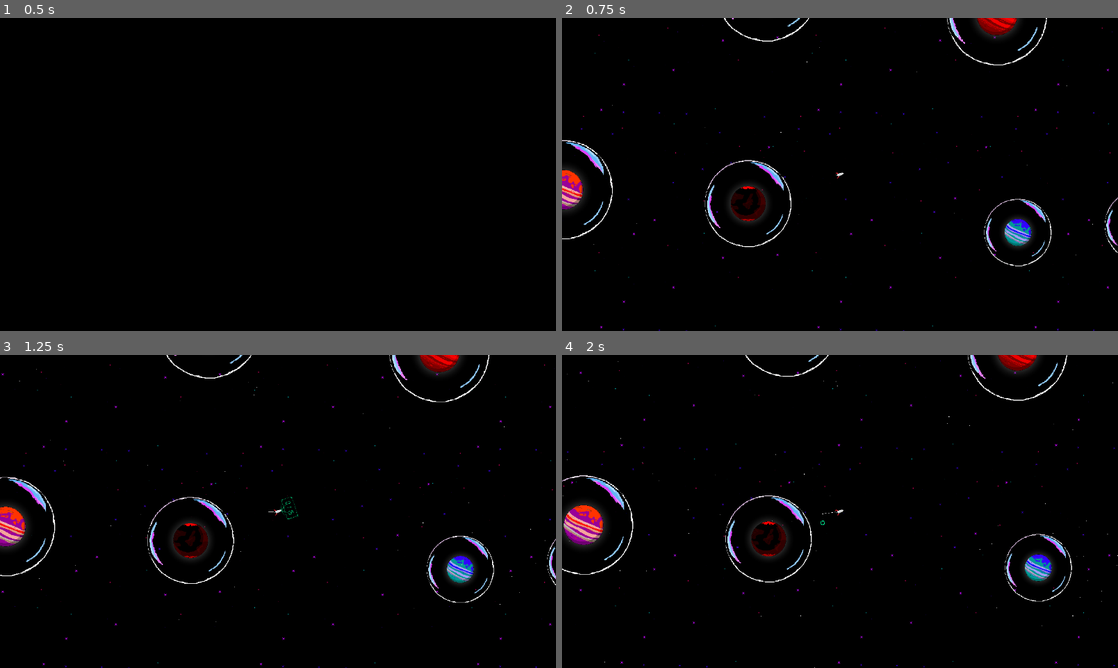
Above: before the commit, frames 1-4 (two rows, left to right).
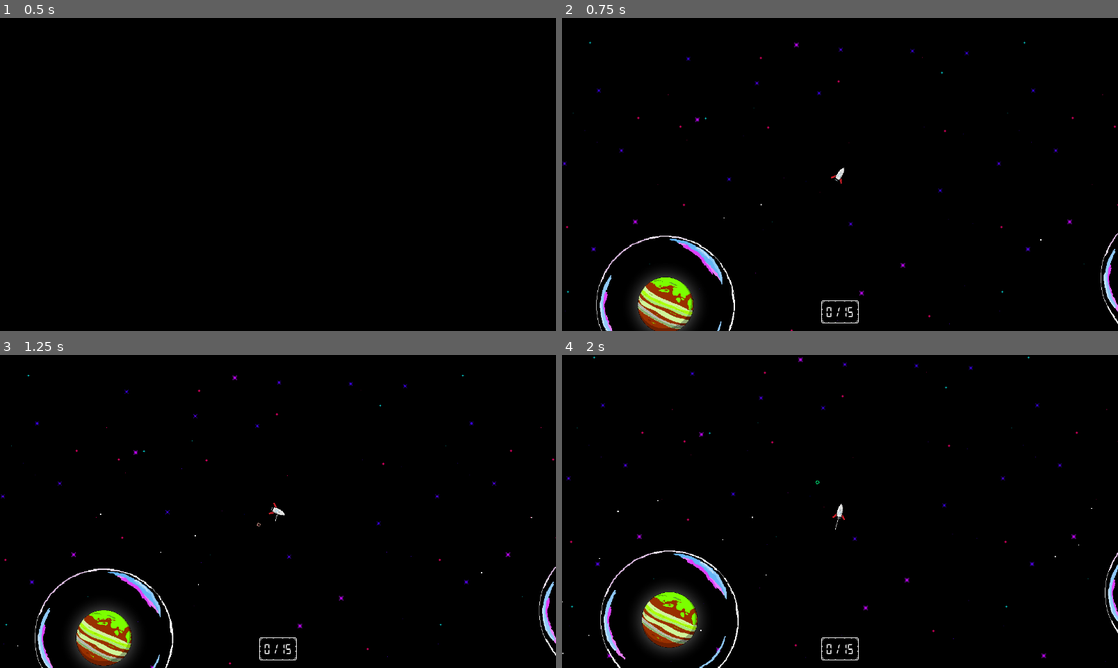
Above: after the commit, the same moments.

Repository: bjornarprytz/bubbleoids
Game: Godot game, scene res://splash.tscn
Two runs of this game, one before a commit and one after it. Both use one fixed random seed, a clock stepped at 60 frames per second and the inputs below. Sound files missing from this copy of the repository are replaced by a short silence.
Inputs (mouse positions are in pixels of both pictures, inside the frame that each line leads up to):
- Up to frame 1 (0.5 s): no input
- Up to frame 2 (0.75 s): tap Enter at 0.5 s; move the mouse to (962, 158) at 0.52 s; hold Right (ui_right) from 0.53 s (still down); hold Ctrl (hud) from 0.53 s (still down); click (962, 158) at 0.67 s
- Up to frame 3 (1.25 s): keep holding Right (ui_right); keep holding Ctrl (hud); tap Space (throttle) at 0.8 s
- Up to frame 4 (2 s): move the mouse to (728, 527) at 1.27 s; release Right (ui_right) at 1.28 s; release Ctrl (hud) at 1.28 s; hold Left (ui_left) from 1.28 s (still down); tap Space (throttle) at 1.35 s; tap Down (throttle_minus) at 1.55 s

Frame 1 is identical in both runs. In frame 2, 6.5% of the frame differs, in the area x 0-100%, y 0-100%; in frame 3, 6.8%; in frame 4, 7.1%.

Commit message:
tweaking controls

Diff:
--- a/src/autoloads/event_bus.gd
+++ b/src/autoloads/event_bus.gd
@@ -3,6 +3,9 @@
 
 const goal: int = 15
 
+
 # Add signals here for game-wide events. Access through the Events singleton
 
 signal game_over(win: bool)
+
+signal planet_discovered(planet: Planet)
--- a/src/autoloads/symphony.gd
+++ b/src/autoloads/symphony.gd
@@ -98,5 +98,6 @@
 	if (_streamPlayers.size() == 0):
 		start_beat = false
 		time_counter = 0.0
+		return false
 
 	return true
--- a/src/credits.gd
+++ b/src/credits.gd
@@ -1,6 +1,7 @@
 extends Node2D
 
 @onready var scroll_container: ScrollContainer = %ScrollContainer
+@onready var logo: Sprite2D = %Logo
 
 func _ready() -> void:
 	Symphony.full_ensemble()
@@ -8,7 +9,12 @@
 
 func _on_beat(number: int) -> void:
 	if (number % 4 == 0):
-		Symphony.pop_instrument()
+		if (!Symphony.pop_instrument()):
+			logo.show()
+			logo.modulate.a = 0.0
+			var tween = create_tween()
+			tween.tween_property(scroll_container, "modulate:a", 0.0, 1.69)
+			tween.tween_property(logo, "modulate:a", 1.0, 1.69)
 
 func _physics_process(_delta: float) -> void:
-	scroll_container.set_deferred("scroll_vertical", scroll_container.scroll_vertical +2)
+	scroll_container.set_deferred("scroll_vertical", scroll_container.scroll_vertical + 2)
--- a/src/credits.tscn
+++ b/src/credits.tscn
@@ -7,6 +7,7 @@
 [ext_resource type="Texture2D" uid="uid://nr7v05x5bf5y" path="res://assets/Tvibit.png" id="4_j6beo"]
 [ext_resource type="Texture2D" uid="uid://ccfksvystlo6o" path="res://assets/UiT_Segl_Eng_Hvit_960px.png" id="5_4av4j"]
 [ext_resource type="Texture2D" uid="uid://cvwqhr20r4c75" path="res://assets/img/spaceship mockup.png" id="7_5em78"]
+[ext_resource type="Texture2D" uid="uid://cd18tjlhpktwt" path="res://assets/Splash screen logo.png" id="8_h30m1"]
 
 [node name="Credits" type="Node2D"]
 script = ExtResource("1_g4wvt")
@@ -149,3 +150,10 @@
 [node name="Control8" type="Control" parent="CanvasLayer/Control/ScrollContainer/Credits"]
 custom_minimum_size = Vector2(0, 200)
 layout_mode = 2
+
+[node name="Logo" type="Sprite2D" parent="CanvasLayer/Control"]
+unique_name_in_owner = true
+visible = false
+position = Vector2(642, 359)
+scale = Vector2(0.342387, 0.342387)
+texture = ExtResource("8_h30m1")
--- a/src/main.gd
+++ b/src/main.gd
@@ -1,11 +1,14 @@
 extends Node2D
-@onready var player: RigidBody2D = %Player
+@onready var player: Player = %Player
 @onready var camera: Camera2D = %Camera
 @onready var canvas_modulate: CanvasModulate = %CanvasModulate
+@onready var goal: RichTextLabel = %Goal
 
+var discovered: Array[String] = []
 
 func _ready() -> void:
 	Events.game_over.connect(_on_game_over)
+	player.atmosphere_entered.connect(_on_orbit_entered)
 
 func _process(delta: float) -> void:
 	camera.position = player.position
@@ -15,3 +18,17 @@
 	tween.tween_property(canvas_modulate, "modulate", Color.BLACK, 2.69)
 	await tween.finished
 	get_tree().change_scene_to_file("res://credits.tscn")
+
+func _on_orbit_entered(planet: Planet):
+	if planet.type in discovered:
+		return
+
+	discovered.push_back(planet.type)
+	Symphony.add_instrument()
+	_update_goal()
+
+	if (discovered.size() >= Events.goal):
+		Events.game_over.emit(true)
+
+func _update_goal():
+	goal.text = "%s / %s" % [discovered.size(), Events.goal]
--- a/src/main.tscn
+++ b/src/main.tscn
@@ -9,13 +9,37 @@
 
 [node name="CanvasLayer" type="CanvasLayer" parent="."]
 
+[node name="PanelContainer" type="PanelContainer" parent="CanvasLayer"]
+texture_filter = 1
+anchors_preset = 7
+anchor_left = 0.5
+anchor_top = 1.0
+anchor_right = 0.5
+anchor_bottom = 1.0
+offset_left = -43.0
+offset_top = -70.0
+offset_right = 43.0
+offset_bottom = -18.0
+grow_horizontal = 2
+grow_vertical = 0
+
+[node name="CenterContainer" type="CenterContainer" parent="CanvasLayer/PanelContainer"]
+layout_mode = 2
+
+[node name="Goal" type="RichTextLabel" parent="CanvasLayer/PanelContainer/CenterContainer"]
+unique_name_in_owner = true
+layout_mode = 2
+bbcode_enabled = true
+text = "0 / 15"
+fit_content = true
+autowrap_mode = 0
+
 [node name="Player" parent="." instance=ExtResource("2_0xm2m")]
 unique_name_in_owner = true
 position = Vector2(899, 330)
 
 [node name="Camera" type="Camera2D" parent="."]
 unique_name_in_owner = true
-zoom = Vector2(0.5, 0.5)
 
 [node name="InfiniteSectors" parent="." instance=ExtResource("3_h2yge")]
 position = Vector2(-1000, -1000)
--- a/src/player.gd
+++ b/src/player.gd
@@ -1,77 +1,29 @@
 class_name Player
 extends RigidBody2D
 
-@export var speed: float = 100.0
+signal atmosphere_entered(planet: Planet)
+
+@export var speed: float = 150.0
 @export var rotation_speed: float = 3.0 # Lowered for smoother rotation
 
 @onready var exhaust: CPUParticles2D = %Exhaust
-@onready var hud: PanelContainer = %Hud
-@onready var goal: RichTextLabel = %Goal
+@onready var burn: CPUParticles2D = %Burn
 @onready var trace: Line2D = %Trace
 
-#var throttle: bool = false
-var throttle_plus: bool = false
-var throttle_minus: bool = false
+var throttle: bool = false
 var turn: float = 0.0
 var force_show_hud = false
 
 var nearby_planets: Array[Planet] = []
 var host_planet = null
 
-var discovered: Array[String] = []
-
-func _ready() -> void:
-	goal.text = "%s / %s" % [discovered.size(), Events.goal]
-
-
-func discover(planet: Planet):
-	if planet.type in discovered:
-		return
-
-	discovered.push_back(planet.type)
-	Symphony.add_instrument()
-	goal.text = "%s / %s" % [discovered.size(), Events.goal]
-
-	if (force_show_hud):
-		return
-	await show_hud()
-	await get_tree().create_timer(2.0).timeout
-	if (!force_show_hud):
-		hud.hide()
-
-	if (discovered.size() >= Events.goal):
-		Events.game_over.emit(true)
-
-func show_hud():
-	hud.show()
-	# flicker the goal text
-	await get_tree().create_timer(0.1).timeout
-	hud.hide()
-	await get_tree().create_timer(0.1).timeout
-	hud.show()
-
-
 func _input(event: InputEvent) -> void:
-	if event.is_action_pressed("throttle_plus"):
-		throttle_plus = true
+	if event.is_action_pressed("throttle"):
+		throttle = true
 		exhaust.emitting = true
-	elif event.is_action_released("throttle_plus"):
-		throttle_plus = false
+	elif event.is_action_released("throttle"):
+		throttle = false
 		exhaust.emitting = false
-	if event.is_action_pressed("throttle_minus"):
-		throttle_minus = true
-		exhaust.emitting = true
-	elif event.is_action_released("throttle_minus"):
-		throttle_minus = false
-		exhaust.emitting = false
-
-	if event.is_action_pressed("hud"):
-		force_show_hud = true
-		show_hud()
-	elif event.is_action_released("hud"):
-		force_show_hud = false
-		hud.hide()
-
 
 	# Get rotation input (supports both keyboard and joystick)
 	turn = Input.get_axis("ui_left", "ui_right")
@@ -79,7 +31,6 @@
 func get_gravity_at(delta: float, position: Vector2) -> Vector2:
 	var gravity = Vector2(0, 0)
 	var nearest_planet_r = 10_000_000
-	host_planet = null
 	for i in range(len(nearby_planets)):
 		var planet = nearby_planets[i]
 		var vec = planet.global_position - self.global_position
@@ -87,7 +38,6 @@
 		var r = vec.length()/1000+0.2
 		if r < nearest_planet_r and r < 1:
 			nearest_planet_r = r
-			host_planet = planet
 		if r<0.4:
 			r = r -(r-0.4)*0.7
 		if r>1:
@@ -101,12 +51,7 @@
 
 func _physics_process(delta: float) -> void:
 	# Thrust in the direction the spaceship is facing
-
-	#if throttle and nearest_planet_dir:
-	#	var direction = Vector2.UP.rotated(rotation) # Correct forward direction
-	#	apply_central_impulse(direction * speed * delta)
-
-
+	burn.emitting = false
 	var gravity = get_gravity_at(delta, global_position)
 
 	apply_central_impulse(gravity)
@@ -119,30 +64,48 @@
 		v += -transform.basis_xform_inv(g)
 		trace.points[i] = p
 
-	var target_speed  = 200
-	if linear_velocity.length() > target_speed:
-		apply_central_impulse(-0.25*linear_velocity.normalized()*(linear_velocity.length()-target_speed)/target_speed)
+	if host_planet:
+		# Lerp rotation to face away from the planet
 
-	if host_planet:
+		rotation = lerp_angle(rotation, (host_planet.global_position - global_position).angle() - (PI /2) , 0.1)
+
 		var vec = host_planet.global_position - self.global_position
 		var nearest_planet_dir = vec.normalized()
 		#var nearest_planet_pos = host_planet.global_position
 		var throttle_dir = (linear_velocity
 							- nearest_planet_dir
 							* nearest_planet_dir.dot(linear_velocity)).normalized()
+		if throttle:
+			apply_central_impulse(2*throttle_dir * speed * delta)
+		else:
+			# Apply a dampening force
+			apply_central_impulse(-0.25*linear_velocity * delta)
 
-		look_at(global_position - nearest_planet_dir)
+			if linear_velocity.length() > 1.0:
+				burn.emitting = true
 
-		if throttle_plus:
-			apply_central_impulse(2*throttle_dir * speed * delta)
-		if throttle_minus:
-			apply_central_impulse(-2*throttle_dir * speed * delta)
-			look_at(global_position + nearest_planet_dir)
 
-	print("speed: %.1f " % linear_velocity.length())
 
-	# Rotate based on input
-	#if turn != 0:
-	#	angular_velocity = turn * rotation_speed # Better handling than manual rotate()
-	#else:
-	#	angular_velocity = 0 # Stop spinning when no input
+	else:
+		# Rotate based on input
+		if turn != 0:
+			angular_velocity = turn * rotation_speed # Better handling than manual rotate()
+		else:
+			angular_velocity = 0 # Stop spinning when no input
+
+		# Apply thrust
+		if throttle:
+			apply_central_impulse(Vector2.UP.rotated(rotation) * speed * delta)
+
+	var target_speed  = 200
+	if linear_velocity.length() > target_speed:
+		apply_central_impulse(-0.25*linear_velocity.normalized()*(linear_velocity.length()-target_speed)/target_speed)
+
+func entered_orbit(planet: Planet) -> void:
+	host_planet = planet
+	print("entered orbit of ", planet.type)
+
+
+func exited_orbit() -> void:
+	host_planet = null
+	print("exited orbit")
--- a/src/player.tscn
+++ b/src/player.tscn
@@ -3,6 +3,7 @@
 [ext_resource type="Script" uid="uid://ptd6iy6d356e" path="res://player.gd" id="1_onrkg"]
 [ext_resource type="Texture2D" uid="uid://cvwqhr20r4c75" path="res://assets/img/spaceship mockup.png" id="2_onrkg"]
 [ext_resource type="Texture2D" uid="uid://cirbrxisj2q4p" path="res://assets/img/circle_hollow.png" id="3_i3pqv"]
+[ext_resource type="Texture2D" uid="uid://dloravarhfkb3" path="res://assets/white-square.png" id="4_hqtel"]
 
 [sub_resource type="CapsuleShape2D" id="CapsuleShape2D_i3pqv"]
 radius = 7.0
@@ -10,12 +11,8 @@
 
 [sub_resource type="Curve" id="Curve_onrkg"]
 _limits = [-1.0, 1.0, 0.0, 1.0]
-_data = [Vector2(0, 1), 0.0, 0.0, 0, 0, Vector2(1, 1), 0.0, 0.0, 0, 0]
+_data = [Vector2(0, 0.303371), 0.0, 0.0, 0, 0, Vector2(1, 1), 0.0, 0.0, 0, 0]
 point_count = 2
-
-[sub_resource type="Gradient" id="Gradient_i3pqv"]
-offsets = PackedFloat32Array(0.522059, 1)
-colors = PackedColorArray(1, 1, 1, 1, 0, 0, 0, 0)
 
 [node name="Player" type="RigidBody2D"]
 texture_filter = 1
@@ -24,75 +21,50 @@
 
 [node name="Sprite" type="Sprite2D" parent="."]
 texture_filter = 1
-rotation = 1.5708
 texture = ExtResource("2_onrkg")
 
 [node name="Shape" type="CollisionShape2D" parent="."]
 position = Vector2(1, 0.000179291)
-rotation = 1.57079
 shape = SubResource("CapsuleShape2D_i3pqv")
 
 [node name="Exhaust" type="CPUParticles2D" parent="."]
 unique_name_in_owner = true
-position = Vector2(-15, 0)
+position = Vector2(0, 16)
 emitting = false
 texture = ExtResource("3_i3pqv")
-local_coords = true
 particle_flag_align_y = true
-direction = Vector2(-1, 0)
+direction = Vector2(0, 1)
 spread = 20.0
 gravity = Vector2(0, 0)
 initial_velocity_min = 50.0
-initial_velocity_max = 200.0
-scale_amount_min = 2.5
-scale_amount_max = 2.5
+initial_velocity_max = 150.0
 hue_variation_min = -1.0
 hue_variation_max = 1.0
 hue_variation_curve = SubResource("Curve_onrkg")
 
-[node name="Hud" type="PanelContainer" parent="."]
+[node name="Burn" type="CPUParticles2D" parent="."]
 unique_name_in_owner = true
-modulate = Color(0, 0.803922, 0.478431, 1)
-z_index = 1
-offset_left = -46.0
-offset_top = -79.9998
-offset_right = 49.0
-offset_bottom = -27.9998
-rotation = 1.57079
-pivot_offset = Vector2(47, 81)
-
-[node name="CenterContainer" type="CenterContainer" parent="Hud"]
-layout_mode = 2
-
-[node name="Goal" type="RichTextLabel" parent="Hud/CenterContainer"]
-unique_name_in_owner = true
-layout_mode = 2
-bbcode_enabled = true
-text = "10 / 15"
-fit_content = true
-autowrap_mode = 0
-
-[node name="projection" type="Line2D" parent="Hud"]
-points = PackedVector2Array(47, 67, 1, 0)
-width = 2.0
-gradient = SubResource("Gradient_i3pqv")
-
-[node name="projection2" type="Line2D" parent="Hud"]
-points = PackedVector2Array(47, 67, 2, 50)
-width = 2.0
-gradient = SubResource("Gradient_i3pqv")
-
-[node name="projection3" type="Line2D" parent="Hud"]
-points = PackedVector2Array(47, 67, 93, 3)
-width = 2.0
-gradient = SubResource("Gradient_i3pqv")
-
-[node name="projection4" type="Line2D" parent="Hud"]
-points = PackedVector2Array(47, 67, 93, 50)
-width = 2.0
-gradient = SubResource("Gradient_i3pqv")
+modulate = Color(1, 0.168627, 1, 1)
+position = Vector2(0, 12)
+emitting = false
+amount = 15
+texture = ExtResource("4_hqtel")
+lifetime = 0.3
+lifetime_randomness = 0.6
+emission_shape = 1
+emission_sphere_radius = 8.0
+particle_flag_align_y = true
+direction = Vector2(0, -1)
+spread = 20.0
+gravity = Vector2(0, 0)
+initial_velocity_min = 50.0
+initial_velocity_max = 150.0
+scale_amount_min = 0.1
+scale_amount_max = 0.1
+hue_variation_max = 1.0
+hue_variation_curve = SubResource("Curve_onrkg")
 
 [node name="Trace" type="Line2D" parent="."]
 unique_name_in_owner = true
-points = PackedVector2Array(0, 0, 0, 0, 0, 0, 0, 0, 0, 0, 0, 0, 0, 0, 0, 0, 0, 0, 0, 0, 0, 0, 0, 0, 0, 0, 0, 0, 0, 0, 0, 0, 0, 0, 0, 0, 0, 0, 0, 0, 0, 0, 0, 0, 0, 0, 0, 0, 0, 0, 0, 0, 0, 0, 0, 0, 0, 0, 0, 0)
+points = PackedVector2Array(0, 0, 0, 0, 0, 0, 0, 0, 0, 0, 0, 0, 0, 0, 0, 0, 0, 0, 0, 0, 0, 0, 0, 0, 0, 0, 0, 0, 0, 0, 0, 0, 0, 0, 0, 0, 0, 0, 0, 0, 0, 0, 0, 0, 0, 0, 0, 0, 0, 0, 0, 0, 0, 0, 0, 0, 0, 0)
 width = 1.0
--- a/src/splash.tscn
+++ b/src/splash.tscn
@@ -26,6 +26,7 @@
 
 [node name="Logo" type="Sprite2D" parent="Target"]
 unique_name_in_owner = true
+texture_filter = 1
 position = Vector2(0, 624)
 scale = Vector2(0.281481, 0.281481)
 texture = ExtResource("1_b04ml")
--- a/src/world/infinite_sectors.gd
+++ b/src/world/infinite_sectors.gd
@@ -28,7 +28,6 @@
 
 func _on_player_entered(sector: Sector, player: Player):
 	current_sector = sector
-	print("New current sector %s" % current_sector.coordinates)
 	_scroll_sectors()
 
 func _on_new_sector_entered_camera(sector: Sector) -> void:
@@ -36,7 +35,6 @@
 
 func _on_sector_exited_camera(sector: Sector) -> void:
 	print("Sector exited: %s" % sector.name)
-
 
 func _scroll_sectors() -> void:
 	var current_coords = current_sector.coordinates
--- a/src/world/planet.gd
+++ b/src/world/planet.gd
@@ -4,11 +4,13 @@
 @onready var gravity_well: Area2D = %GravityWell
 @onready var gravity_well_shape: CollisionShape2D = %GravityWell/Shape
 @onready var sprite: Sprite2D = %Sprite
-@onready var negate_gravity_shape: CollisionShape2D = %NegateGravity/Shape
+@onready var atmosphere_shape: CollisionShape2D = %Atmosphere/Shape
 @onready var poulace: CPUParticles2D = %Poulace
 @onready var debrids_belt: CPUParticles2D = %DebridsBelt
 @onready var bubble: Sprite2D = %Bubble
 @onready var pop: CPUParticles2D = %Pop
+@onready var orbit: Area2D = %Orbit
+@onready var orbit_shape: CollisionShape2D = $Orbit/Shape
 
 var planet_sprites = [
 	preload("res://assets/img/planets/Brown RAMS.png"),
@@ -37,7 +39,7 @@
 
 var radius: float:
 	get:
-		return gravity_well_shape.shape.radius * size * 0.15
+		return orbit_shape.shape.radius * size
 
 func _ready() -> void:
 	var texture = planet_sprites.pick_random()
@@ -49,7 +51,7 @@
 func set_size(s: float):
 	size = s
 	scale = Vector2(s, s)
-	#gravity_well.gravity_point_unit_distance = negate_gravity_shape.shape.radius * size
+	#gravity_well.gravity_point_unit_distance = atmosphere_shape.shape.radius * size
 
 func _pop_bubble():
 	if bubble_popped:
@@ -85,4 +87,11 @@
 func _on_negate_gravity_body_entered(body: Node2D) -> void:
 	if (body is Player):
 		_pop_bubble()
-		body.discover(self)
+
+func _on_orbit_body_entered(body: Node2D) -> void:
+	if (body is Player):
+		body.entered_orbit(self)
+
+func _on_orbit_body_exited(body: Node2D) -> void:
+	if (body is Player):
+		body.exited_orbit()
--- a/src/world/planet.tscn
+++ b/src/world/planet.tscn
@@ -53,10 +53,10 @@
 [node name="Glow" type="Sprite2D" parent="Sprite"]
 show_behind_parent = true
 texture_filter = 2
-scale = Vector2(4.5, 4.5)
+scale = Vector2(4.78125, 4.78125)
 texture = ExtResource("4_ijjmx")
 
-[node name="NegateGravity" type="Area2D" parent="."]
+[node name="Atmosphere" type="Area2D" parent="."]
 unique_name_in_owner = true
 priority = 1
 gravity_space_override = 3
@@ -65,12 +65,12 @@
 gravity_direction = Vector2(0, 0)
 gravity = 0.0
 
-[node name="Bubble" type="Sprite2D" parent="NegateGravity"]
+[node name="Bubble" type="Sprite2D" parent="Atmosphere"]
 unique_name_in_owner = true
 scale = Vector2(1.65, 1.65)
 texture = ExtResource("4_qpsm4")
 
-[node name="Pop" type="CPUParticles2D" parent="NegateGravity"]
+[node name="Pop" type="CPUParticles2D" parent="Atmosphere"]
 unique_name_in_owner = true
 position = Vector2(0, 31.8961)
 scale = Vector2(3.29568, 3.78876)
@@ -91,10 +91,11 @@
 scale_amount_min = 0.05
 scale_amount_max = 0.2
 
-[node name="Shape" type="CollisionShape2D" parent="NegateGravity"]
+[node name="Shape" type="CollisionShape2D" parent="Atmosphere"]
 shape = SubResource("CircleShape2D_qpsm4")
 
 [node name="Orbit" type="Area2D" parent="."]
+unique_name_in_owner = true
 
 [node name="Shape" type="CollisionShape2D" parent="Orbit"]
 shape = SubResource("CircleShape2D_ijjmx")
@@ -136,5 +137,7 @@
 
 [connection signal="body_entered" from="GravityWell" to="." method="_on_gravity_well_body_entered"]
 [connection signal="body_exited" from="GravityWell" to="." method="_on_gravity_well_body_exited"]
-[connection signal="body_entered" from="NegateGravity" to="." method="_on_negate_gravity_body_entered"]
-[connection signal="body_exited" from="NegateGravity" to="." method="_on_negate_gravity_body_exited"]
+[connection signal="body_entered" from="Atmosphere" to="." method="_on_negate_gravity_body_entered"]
+[connection signal="body_exited" from="Atmosphere" to="." method="_on_negate_gravity_body_exited"]
+[connection signal="body_entered" from="Orbit" to="." method="_on_orbit_body_entered"]
+[connection signal="body_exited" from="Orbit" to="." method="_on_orbit_body_exited"]
Binary file changed: src/assets/Splash screen logo.png
Binary file changed: src/assets/panel-texture.png
Not shown: 1 places in src/credits.tscn that only renumber resources
Not shown, changed: readme.md
